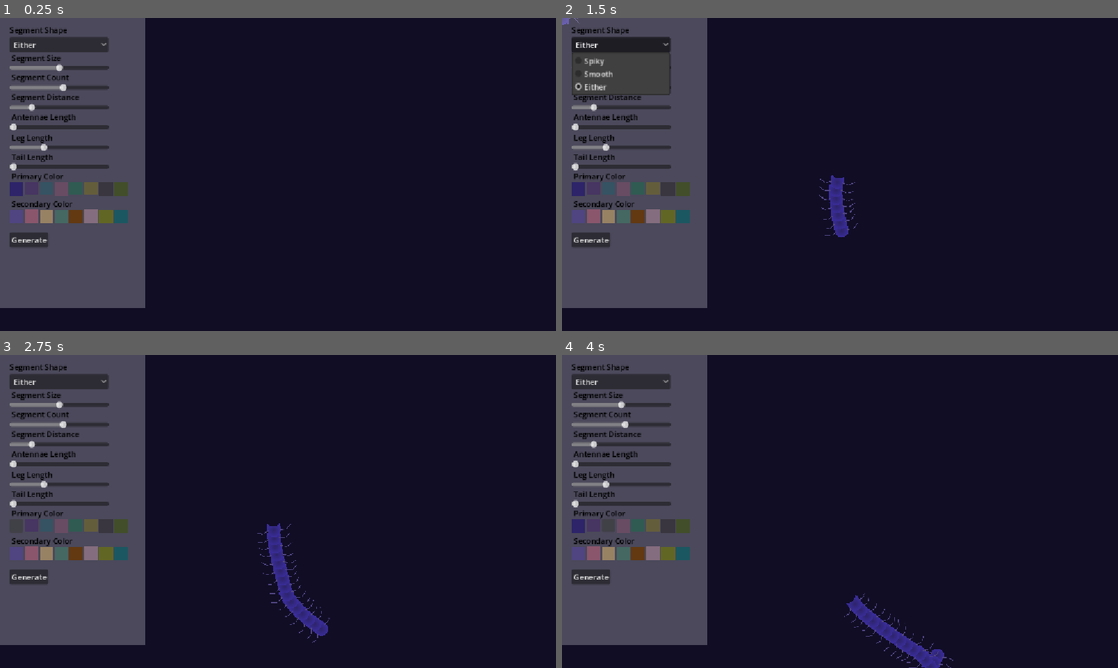
Above: before the commit, frames 1-4 (two rows, left to right).
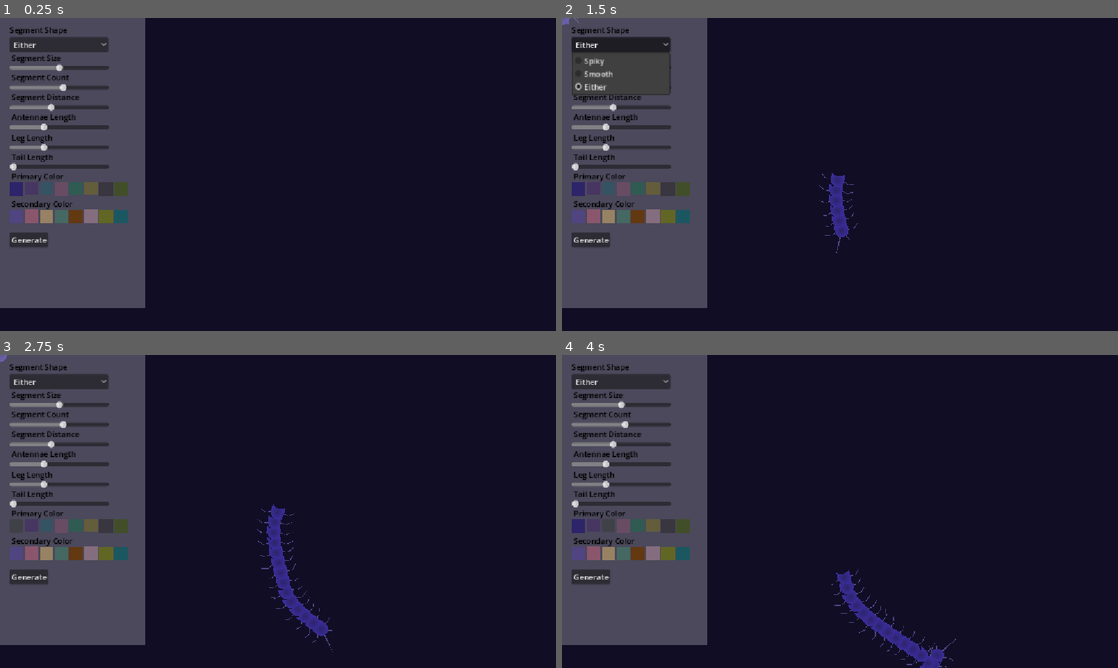
Above: after the commit, the same moments.

Repository: humanpersonssb/Centipede-
Game: Godot game, scene res://centipedeScene.tscn
The game is run twice, just before and just after one commit, with the same random seed, the same clock (stepped at 60 frames per second) and the same inputs.
Inputs (mouse positions are in pixels of both pictures, inside the frame that each line leads up to):
- Up to frame 1 (0.25 s): no input
- Up to frame 2 (1.5 s): click "Generate" at 0.5 s; click "Either" at 1.25 s
- Up to frame 3 (2.75 s): click (16, 527) at 2 s
- Up to frame 4 (4 s): click (595, 524) at 2.75 s; click (606, 524) at 3.5 s

The runs differ from the first frame. In frame 1, 0.2% of the frame differs, in the area x 1-10%, y 27-36%; in frame 2, 0.3%; in frame 3, 0.7%; in frame 4, 0.8%, in the area x 1-71%, y 27-100%.

Commit message:
anteynsa

Diff:
--- a/centipede/centipede.gd
+++ b/centipede/centipede.gd
@@ -25,6 +25,7 @@
 
 var gradiant_texture = preload("res://assets/gradient_outer.png")
 var leg_texture = preload("res://assets/leg_bent.png")
+var antennae_texture = preload("res://assets/leg_lowerarm.png")
 var leg_texture_flipped = preload("res://assets/leg_bent_flipped.png")
 
 func setup(data):
@@ -42,6 +43,46 @@
 	var chosen_texture = pool[randi() % pool.size()]
 
 	for i in range(segment_count):
+
+
+
+
+		#legs
+		var left_leg = Sprite2D.new()
+		left_leg.texture = leg_texture_flipped
+		left_leg.scale = Vector2.ONE *data.size*0.05*data.legs
+		left_leg.modulate = data.secondary_color
+		left_leg.offset = Vector2(0, -left_leg.texture.get_height() / 2.0)
+		add_child(left_leg)
+
+		var right_leg = Sprite2D.new()
+		right_leg.texture = leg_texture
+		right_leg.scale = Vector2.ONE *data.size*0.05*data.legs
+		right_leg.modulate = data.secondary_color
+		right_leg.offset = Vector2(0, -left_leg.texture.get_height() / 2.0)
+		add_child(right_leg)
+
+
+		#antaneea
+		var antennaeL = null
+		var antennaeR = null
+		if(i == 0):
+			antennaeL = Sprite2D.new()
+			antennaeL.texture = antennae_texture
+			antennaeL.scale = Vector2.ONE *data.size*0.05
+			antennaeL.scale.y = data.antenna*0.05
+			antennaeL.modulate = data.secondary_color
+			antennaeL.offset = Vector2(0, -antennaeL.texture.get_height() / 2.0)
+			add_child(antennaeL)
+
+			antennaeR = Sprite2D.new()
+			antennaeR.texture = antennae_texture
+			antennaeR.scale = Vector2.ONE *data.size*0.05
+			antennaeL.scale.y = data.antenna*0.05
+			antennaeR.modulate = data.secondary_color
+			antennaeR.offset = Vector2(0, -antennaeR.texture.get_height() / 2.0)
+			add_child(antennaeR)
+
 		var sprite = Sprite2D.new()
 		sprite.texture = chosen_texture
 		sprite.scale = Vector2.ONE * data.size * 0.05
@@ -59,25 +100,6 @@
 		sprite.add_child(overlay)
 
 		add_child(sprite)
-
-
-
-		#legs
-		var left_leg = Sprite2D.new()
-		left_leg.texture = leg_texture_flipped
-		left_leg.scale = Vector2.ONE *data.size*0.05*data.legs
-		left_leg.modulate = data.secondary_color
-		left_leg.offset = Vector2(0, -left_leg.texture.get_height() / 2.0)
-		add_child(left_leg)
-
-		var right_leg = Sprite2D.new()
-		right_leg.texture = leg_texture
-		right_leg.scale = Vector2.ONE *data.size*0.05*data.legs
-		right_leg.modulate = data.secondary_color
-		right_leg.offset = Vector2(0, -left_leg.texture.get_height() / 2.0)
-		add_child(right_leg)
-
-
 
 
 		segments.append({
@@ -92,7 +114,9 @@
 			"tail": data.tail,
 			"node": sprite,
 			"left_leg": left_leg,
-			"right_leg": right_leg
+			"right_leg": right_leg,
+			"antennaeL": antennaeL,
+			"antennaeR": antennaeR
 		})
 
 func _process(delta):
@@ -160,6 +184,12 @@
 
 		seg.right_leg.global_position = seg.pos + right * radius * 0.5
 		seg.right_leg.rotation = seg.node.rotation + PI / 2.0 + wiggle
+
+
+		#antnea
+		if (seg.index==0):
+			seg.antennaeL.rotation = seg.node.rotation +PI/6 + wiggle/3
+			seg.antennaeR.rotation = seg.node.rotation  -PI/6- wiggle/3
 
 
 func _draw():
@@ -197,34 +227,34 @@
 		#	secondary_color, 2.0
 		#)
 
-		if is_head:
-			draw_line(
-				p + Vector2(-radius * 0.3, -radius * 0.6),
-				p + Vector2(-antenna_len * 0.5 * size, -antenna_len * size + wiggle),
-				color,
-				2.0
-			)
-			draw_line(
-				p + Vector2(radius * 0.3, -radius * 0.6),
-				p + Vector2(antenna_len * 0.5 * size, -antenna_len * size - wiggle),
-				color,
-				2.0
-			)
-			draw_circle(
-				p + Vector2(-radius * 0.25, -radius * 0.1),
-				max(1.5, radius * 0.12),
-				Color.BLACK
-			)
-			draw_circle(
-				p + Vector2(radius * 0.25, -radius * 0.1),
-				max(1.5, radius * 0.12),
-				Color.BLACK
-			)
-
-		if is_tail:
-			draw_line(
-				p + Vector2(0, radius * 0.7),
-				p + Vector2(0, tail_len * size),
-				color,
-				3.0
-			)
+		#if is_head:
+			#draw_line(
+				#p + Vector2(-radius * 0.3, -radius * 0.6),
+				#p + Vector2(-antenna_len * 0.5 * size, -antenna_len * size + wiggle),
+				#color,
+				#2.0
+			#)
+			#draw_line(
+				#p + Vector2(radius * 0.3, -radius * 0.6),
+				#p + Vector2(antenna_len * 0.5 * size, -antenna_len * size - wiggle),
+				#color,
+				#2.0
+			#)
+			#draw_circle(
+				#p + Vector2(-radius * 0.25, -radius * 0.1),
+				#max(1.5, radius * 0.12),
+				#Color.BLACK
+			#)
+			#draw_circle(
+				#p + Vector2(radius * 0.25, -radius * 0.1),
+				#max(1.5, radius * 0.12),
+				#Color.BLACK
+			#)
+#
+		#if is_tail:
+			#draw_line(
+				#p + Vector2(0, radius * 0.7),
+				#p + Vector2(0, tail_len * size),
+				#color,
+				#3.0
+			#)
--- a/centipede/centipedeScene.tscn
+++ b/centipede/centipedeScene.tscn
@@ -130,9 +130,9 @@
 offset_top = 177.0
 offset_right = 226.0
 offset_bottom = 193.0
-min_value = 5.0
+min_value = 3.0
 max_value = 20.0
-value = 8.0
+value = 10.0
 
 [node name="AntennaSlider" type="HSlider" parent="Ui/Panel" unique_id=211239830]
 layout_mode = 0
@@ -140,9 +140,10 @@
 offset_top = 218.0
 offset_right = 226.0
 offset_bottom = 234.0
-min_value = 5.0
-max_value = 40.0
-value = 5.0
+min_value = 1.0
+max_value = 7.0
+step = 0.1
+value = 3.0
 
 [node name="LegSlider" type="HSlider" parent="Ui/Panel" unique_id=76902330]
 layout_mode = 0
